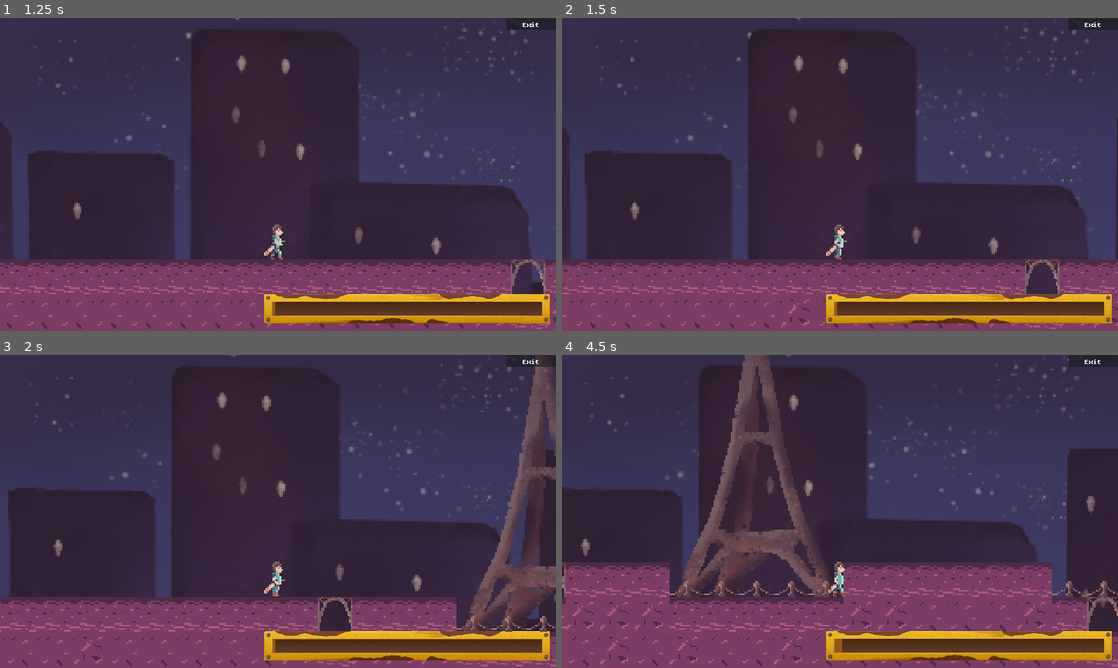
Above: before the commit, frames 1-4 (two rows, left to right).
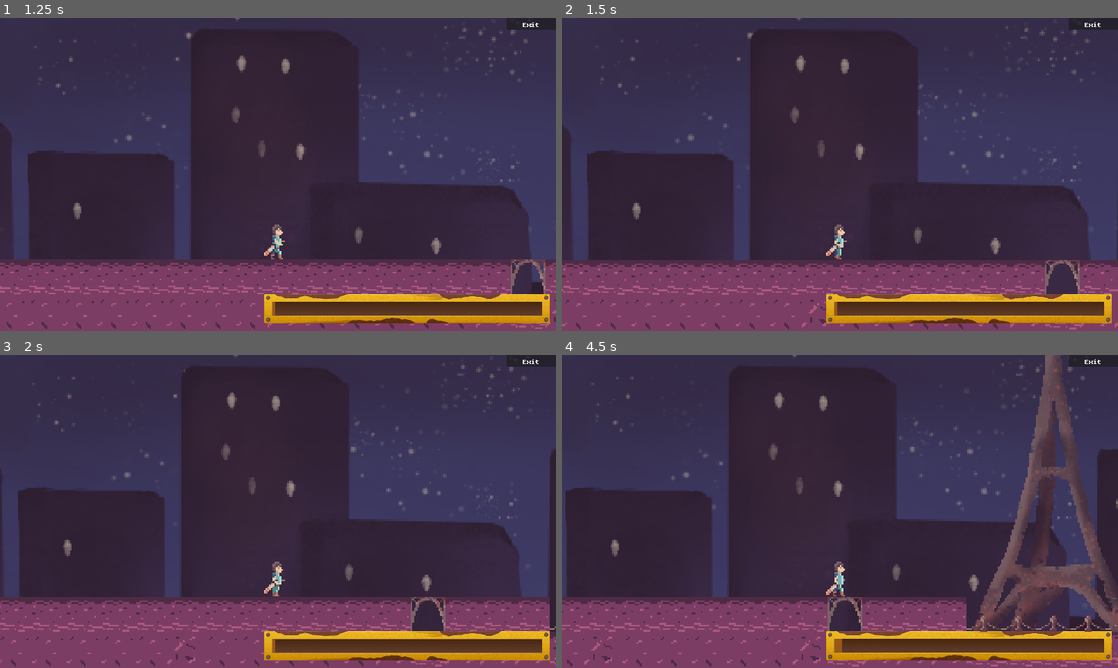
Above: after the commit, the same moments.

Repository: MarianPoirot/Gamejam
Game: Godot game, scene res://Scenes/UI/Opening.tscn
Two runs of this game, one before a commit and one after it. Both use one fixed random seed, a clock stepped at 60 frames per second and the inputs below.
Inputs (mouse positions are in pixels of both pictures, inside the frame that each line leads up to):
- Up to frame 1 (1.25 s): click "Start" at 0.5 s
- Up to frame 2 (1.5 s): tap Enter at 1.25 s; move the mouse to (962, 158) at 1.27 s; hold Right (Move_Right) from 1.28 s (still down); tap E (Interact) at 1.35 s
- Up to frame 3 (2 s): keep holding Right (Move_Right); tap Space (Jump) at 1.52 s
- Up to frame 4 (4.5 s): move the mouse to (728, 527) at 2.02 s; click (728, 527) at 2.1 s; tap Space (Jump) at 2.27, 3.77 s; move the mouse to (895, 442) at 2.77 s; release Right (Move_Right) at 2.78 s; hold Left (Move_Left) 2.78-3.53 s; right-click (895, 442) at 2.85 s; move the mouse to (812, 574) at 3.52 s; hold Right (Move_Right) from 3.53 s (still down); tap E (Interact) at 3.6 s; move the mouse to (1006, 558) at 4.27 s; click (1006, 558) at 4.35 s

Frame 1 is identical in both runs. In frame 2, 5.1% of the frame differs, in the area x 0-100%, y 0-100%; in frame 3, 14%; in frame 4, 29%.

Commit message:
Replacé portes et amélioré le saut et la vitesse

Diff:
--- a/Scenes/World/Main.tscn
+++ b/Scenes/World/Main.tscn
@@ -1,17 +1,16 @@
-[gd_scene load_steps=8 format=3 uid="uid://duvo1vpoywvme"]
+[gd_scene load_steps=9 format=3 uid="uid://duvo1vpoywvme"]
 
 [ext_resource type="Script" path="res://Scripts/World/Main.gd" id="1_ckjmg"]
 [ext_resource type="PackedScene" uid="uid://b7awc2t6y5lh8" path="res://Scenes/Player/Mob.tscn" id="2_aiuup"]
 [ext_resource type="PackedScene" uid="uid://b6o25k8v7mmne" path="res://Scenes/Player/Player.tscn" id="3_7uux0"]
 [ext_resource type="PackedScene" uid="uid://bcivwh5chcaf8" path="res://Scenes/World/Map.tscn" id="4_2rc7t"]
+[ext_resource type="PackedScene" uid="uid://bhd7neuh8sa0" path="res://Scenes/Player/Gun.tscn" id="5_3j80q"]
 [ext_resource type="Script" path="res://Scripts/World/Teleport.gd" id="5_47w3s"]
-[ext_resource type="PackedScene" uid="uid://bhd7neuh8sa0" path="res://Scenes/Player/Gun.tscn" id="5_3j80q"]
 
 [sub_resource type="RectangleShape2D" id="RectangleShape2D_mc6uu"]
 size = Vector2(16.25, 18.75)
 
 [sub_resource type="RectangleShape2D" id="RectangleShape2D_t3ymc"]
-
 
 [node name="Main" type="Node2D"]
 script = ExtResource("1_ckjmg")
@@ -25,15 +24,19 @@
 
 [node name="Mob" parent="." instance=ExtResource("2_aiuup")]
 position = Vector2(767, 187)
+max_speed = 18.0
+gravity_acc = 12.0
+max_gravity = 9.0
 
 [node name="Player" parent="." instance=ExtResource("3_7uux0")]
 position = Vector2(0, 207)
-speed_acc = 2.0
-max_speed = 10.0
-max_jump = 62.0
+max_speed = 5.0
+max_gravity = 9.0
+jump_acc = 2.0
+max_jump = 20.0
 
 [node name="ZoneBasse" type="Area2D" parent="." node_paths=PackedStringArray("player", "destination")]
-position = Vector2(144, 888)
+position = Vector2(2464, 227)
 script = ExtResource("5_47w3s")
 player = NodePath("../Player")
 destination = NodePath("../ZoneHaute")
@@ -42,7 +45,7 @@
 shape = SubResource("RectangleShape2D_mc6uu")
 
 [node name="ZoneHaute" type="Area2D" parent="." node_paths=PackedStringArray("player", "destination")]
-position = Vector2(584, 648)
+position = Vector2(2463, 207)
 script = ExtResource("5_47w3s")
 player = NodePath("../Player")
 destination = NodePath("../ZoneBasse")
@@ -50,12 +53,34 @@
 [node name="CollisionShape2D" type="CollisionShape2D" parent="ZoneHaute"]
 shape = SubResource("RectangleShape2D_t3ymc")
 
+[node name="ZoneBasse2" type="Area2D" parent="." node_paths=PackedStringArray("player", "destination")]
+position = Vector2(3765, 228)
+script = ExtResource("5_47w3s")
+player = NodePath("../Player")
+destination = NodePath("../ZoneHaute")
+
+[node name="CollisionShape2D" type="CollisionShape2D" parent="ZoneBasse2"]
+shape = SubResource("RectangleShape2D_mc6uu")
+
+[node name="ZoneHaute2" type="Area2D" parent="." node_paths=PackedStringArray("player", "destination")]
+position = Vector2(3764, 208)
+script = ExtResource("5_47w3s")
+player = NodePath("../Player")
+destination = NodePath("../ZoneBasse")
+
+[node name="CollisionShape2D" type="CollisionShape2D" parent="ZoneHaute2"]
+shape = SubResource("RectangleShape2D_t3ymc")
+
 [node name="Gun" parent="." instance=ExtResource("5_3j80q")]
 
+[connection signal="is_dead" from="Mob" to="." method="_on_mob_is_dead"]
+[connection signal="gun" from="Player" to="Gun" method="_on_player_gun"]
+[connection signal="is_dead" from="Player" to="." method="_on_player_is_dead"]
 [connection signal="body_entered" from="ZoneBasse" to="ZoneBasse" method="_on_body_entered"]
 [connection signal="body_exited" from="ZoneBasse" to="ZoneBasse" method="_on_body_exited"]
 [connection signal="body_entered" from="ZoneHaute" to="ZoneHaute" method="_on_body_entered"]
 [connection signal="body_exited" from="ZoneHaute" to="ZoneHaute" method="_on_body_exited"]
-[connection signal="is_dead" from="Mob" to="." method="_on_mob_is_dead"]
-[connection signal="gun" from="Player" to="Gun" method="_on_player_gun"]
-[connection signal="is_dead" from="Player" to="." method="_on_player_is_dead"]
+[connection signal="body_entered" from="ZoneBasse2" to="ZoneBasse2" method="_on_body_entered"]
+[connection signal="body_exited" from="ZoneBasse2" to="ZoneBasse2" method="_on_body_exited"]
+[connection signal="body_entered" from="ZoneHaute2" to="ZoneHaute2" method="_on_body_entered"]
+[connection signal="body_exited" from="ZoneHaute2" to="ZoneHaute2" method="_on_body_exited"]
